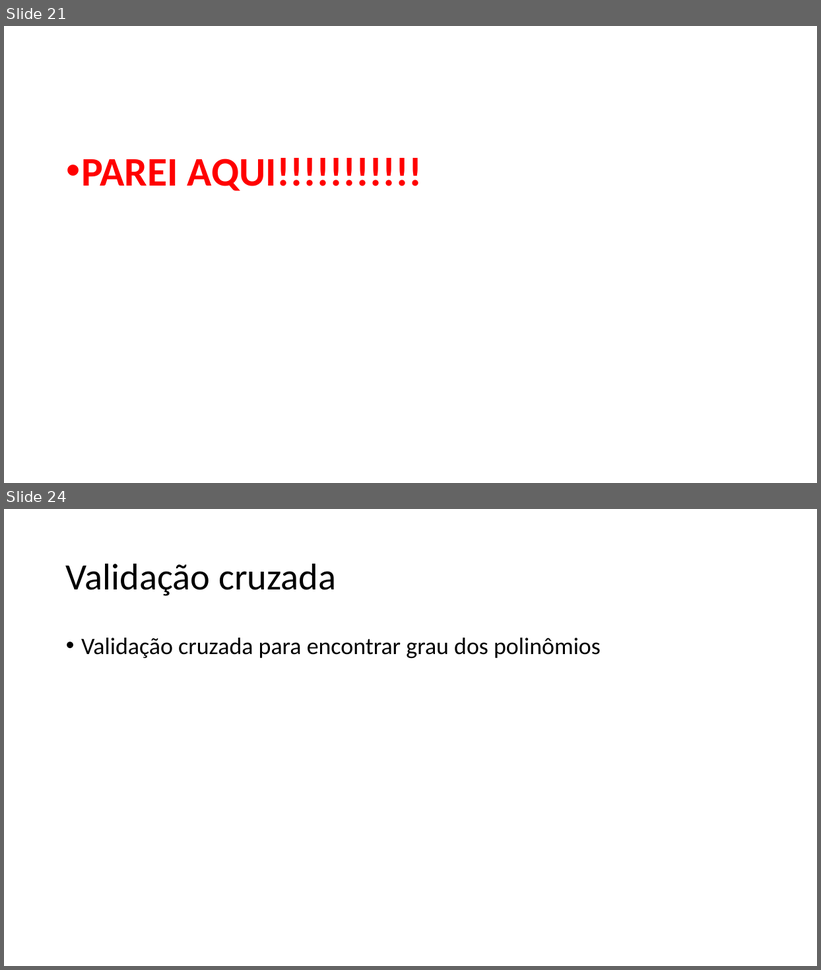
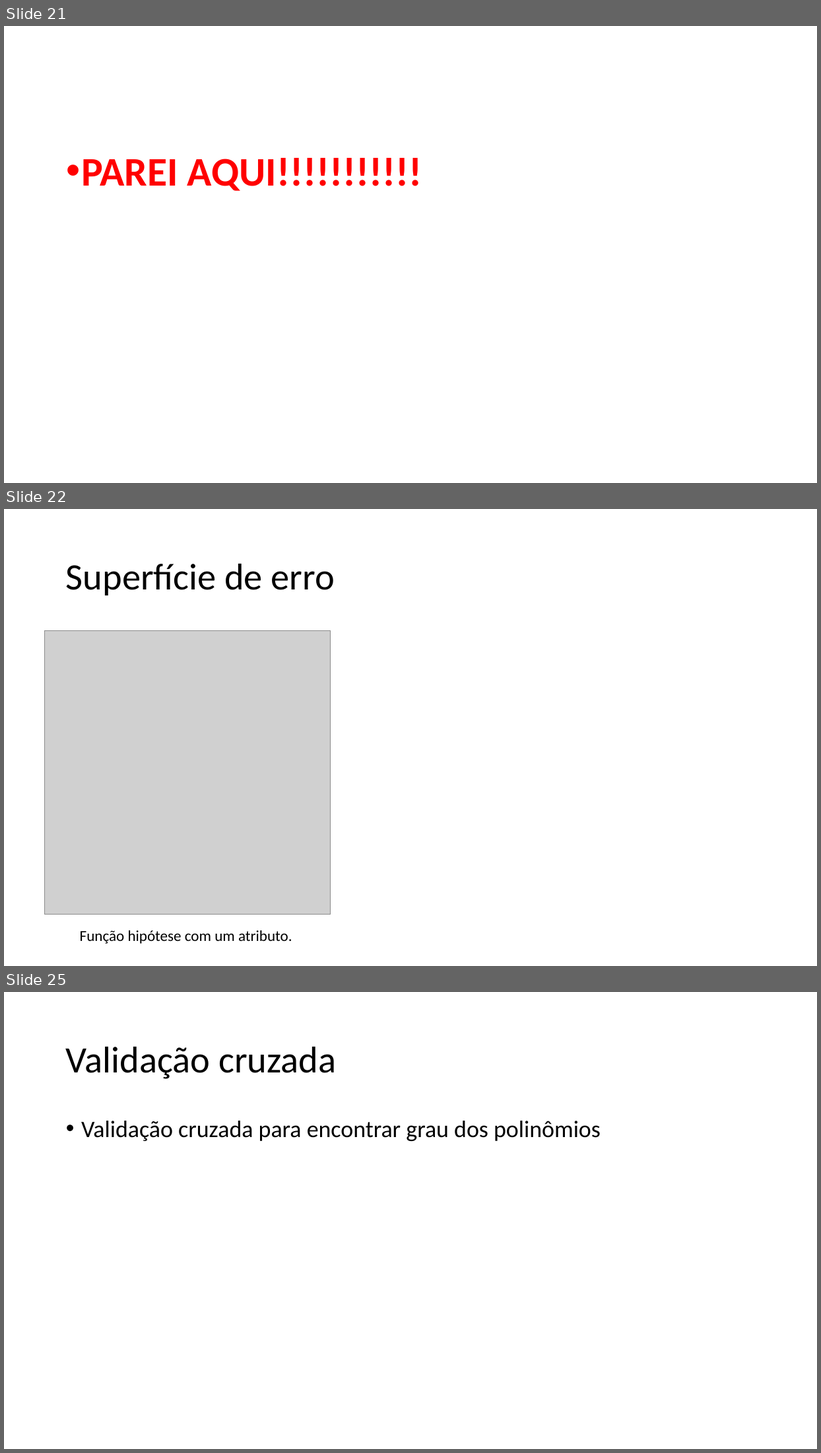
Before and after one commit to zz4fap/c24_inteligencia_artificial, a slide deck: slides/C24_Regressão.pptx. Shown one above the other, each under a label of ours: slides 21 and 24 before the commit, slides 21, 22 and 25 after it; the slides between them are not shown. The pictures are 821x970 and 821x1453 pixels, drawn with LibreOffice and Linux fonts; fonts in the diff are those of the drawing; grey boxes stand for pictures. Boxes give left, top, right and bottom in pixels: in the first picture for what was removed or moved away, otherwise in the second. Text is boxed around its words. In the diff, an @@ line names an element or a change of style, - is before the commit and + after.

```diff
--- a/slides/C24_Regressão.pptx
+++ b/slides/C24_Regressão.pptx
@@ slide 22 added at (4, 509, 817, 966), background #FFFFFF @@
@@ title added at (66, 563, 335, 595), 44 pt, text #000000 @@
+Superfície de erro
@@ picture added at (44, 631, 330, 916) @@
@@ text added at (80, 931, 292, 944), 18 pt, text #000000 @@
+Função hipótese com um atributo.
@@ what was slide 24 is now slide 25 @@
```
Also in this commit, not shown: 2 slides changed, 2 other slides added, 2 slides removed.
